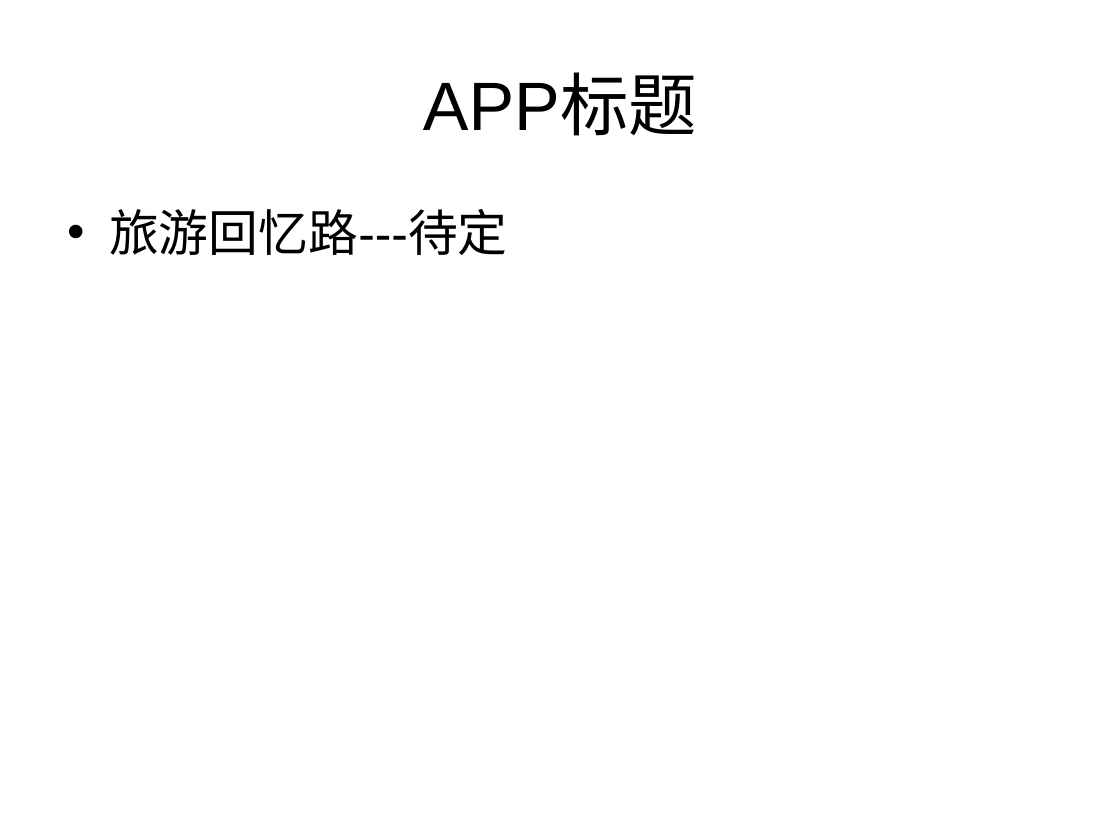
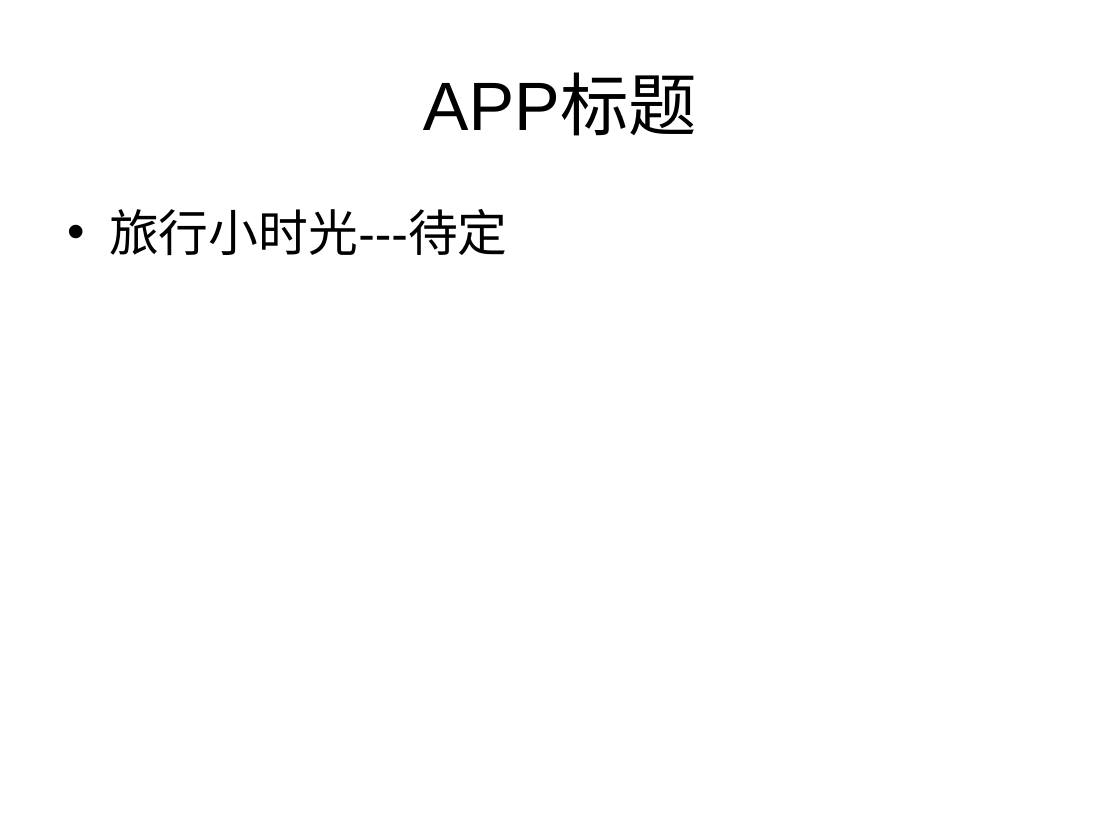
Before and after one commit to bluth653426595/ycl_studydoc, a slide deck: slide 2 of 百度马拉松编程大赛/百度马拉松编程大赛--Deepin团队.ppt. Drawn at 1120x840 pixels with LibreOffice and Linux fonts; fonts in the diff are those of the drawing. Boxes give left, top, right and bottom in pixels: in the first picture for what was removed or moved away, otherwise in the second. Text is boxed around its words. In the diff, an @@ line names an element or a change of style, - is before the commit and + after.

```diff
--- a/百度马拉松编程大赛/百度马拉松编程大赛--Deepin团队.ppt
+++ b/百度马拉松编程大赛/百度马拉松编程大赛--Deepin团队.ppt
@@ text at (109, 209, 508, 255): text changed @@
-• 旅游回忆路---待定
+• 旅行小时光---待定
```
Also in this commit, not shown: 2 other files.
